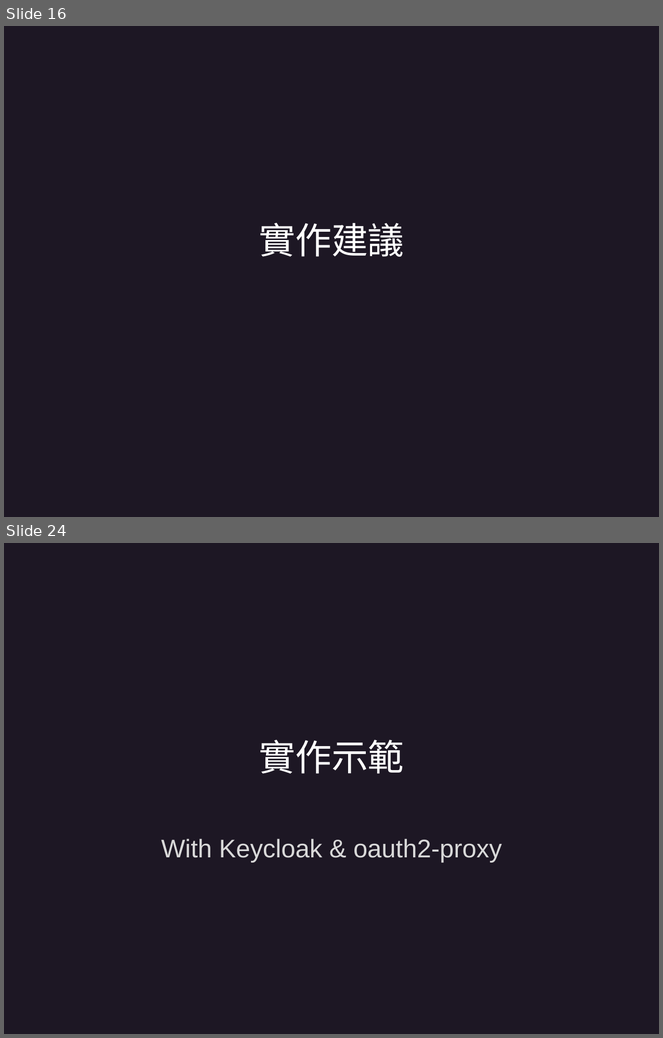
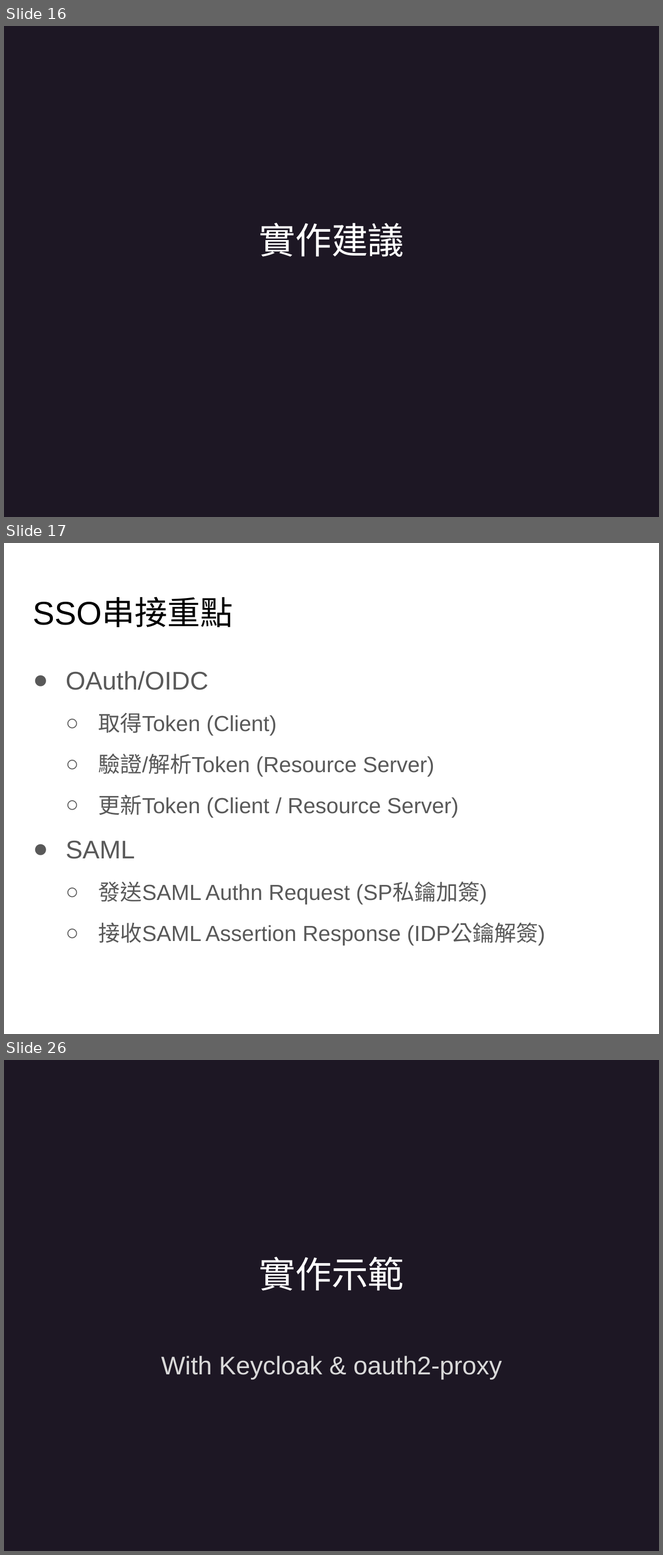
Before and after one commit to Sevenflanks/jcconf-2024-sso-flow-demo, a slide deck: JCC24_slide_Rhys.pptx. Shown one above the other, each under a label of ours: slides 16 and 24 before the commit, slides 16, 17 and 26 after it; the slides between them are not shown. The pictures are 663x1038 and 663x1555 pixels, drawn with LibreOffice and Linux fonts; fonts in the diff are those of the drawing; background and template pictures are left out. Boxes give left, top, right and bottom in pixels: in the first picture for what was removed or moved away, otherwise in the second. Text is boxed around its words. In the diff, an @@ line names an element or a change of style, - is before the commit and + after.

```diff
--- a/JCC24_slide_Rhys.pptx
+++ b/JCC24_slide_Rhys.pptx
@@ slide 17 added at (4, 543, 659, 1034), background #FFFFFF @@
@@ title added at (33, 599, 233, 627), 36 pt, text #000000 @@
+SSO串接重點
@@ text added at (66, 671, 545, 946), 24 pt, text #595959 @@
+● OAuth/OIDC
+  ○ 取得Token (Client)
+  ○ 驗證/解析Token (Resource Server)
+  ○ 更新Token (Client / Resource Server)
+● SAML
+  ○ 發送SAML Authn Request (SP私鑰加簽)
+  ○ 接收SAML Assertion Response (IDP公鑰解簽)
@@ what was slide 24 is now slide 26 @@
```
Also in this commit, not shown: 9 slides changed, 2 other slides added.
